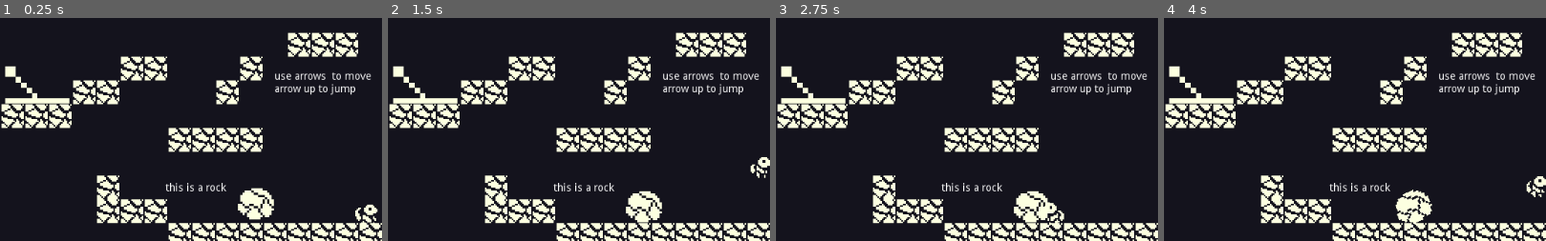
Above: before the commit, frames 1-4 (left to right).
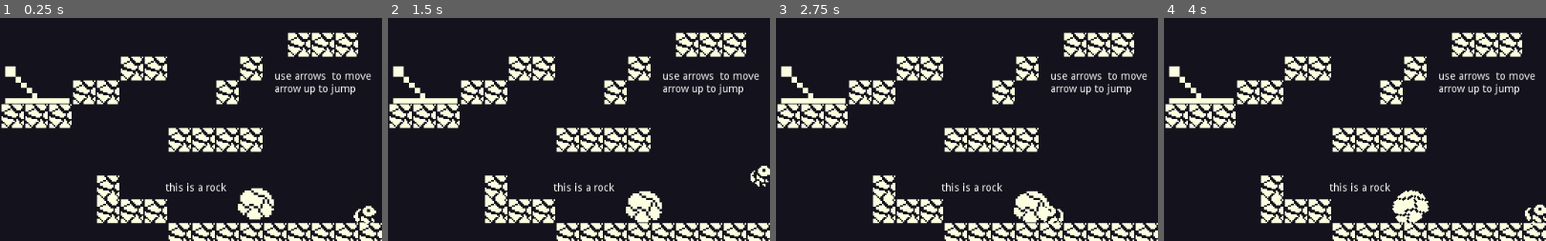
Above: after the commit, the same moments.

Repository: Madhavaprasath/Godot_wild_Jam
Game: Godot game, scene res://Levels/tutorial.tscn
The game is run twice, just before and just after one commit, with the same random seed, the same clock (stepped at 60 frames per second) and the same inputs. The project has no main scene, so this scene is started directly.
Inputs (mouse positions are % of the whole screen's width and height, from its top left):
- Up to frame 1 (0.25 s): no input
- Up to frame 2 (1.5 s): tap Enter at 0.5 s; move the mouse to (72, 45) at 0.52 s; hold A (a) 0.53-1.28 s; hold Right (ui_right) from 0.53 s (still down); click (72, 45) at 0.67 s; tap Up (ui_up) at 0.77, 1.07 s; tap Ctrl (cntrl) at 0.8, 1.35 s; move the mouse to (30, 55) at 1.27 s
- Up to frame 3 (2.75 s): tap Up (ui_up) at 1.52, 1.82 s; tap D (d) at 1.55 s; move the mouse to (60, 28) at 2.02 s; release Right (ui_right) at 2.03 s; hold Left (ui_left) from 2.03 s (still down); hold D (d) from 2.03 s (still down); tap E (e) at 2.3 s
- Up to frame 4 (4 s): move the mouse to (45, 70) at 2.77 s; release Left (ui_left) at 2.78 s; release D (d) at 2.78 s; hold Right (ui_right) from 2.78 s (still down); tap E (e) at 2.85 s; click (45, 70) at 2.92 s; tap Up (ui_up) at 3.02, 3.32, 3.77 s; tap S (s) at 3.05 s; move the mouse to (80, 65) at 3.52 s; hold S (s) from 3.53 s (still down); tap Space (space) at 3.8 s
The pictures show only the part of the screen within x 50-100%, y 50-100%; the shares and areas given below are measured in that part.

The runs differ from the first frame. In frame 1, 0.3% of the frame differs, in the area x 92-99%, y 83-94%; in frame 2, 0.4%; in frame 3, 0.4%; in frame 4, 1.2%, in the area x 59-100%, y 70-94%.
Error after the commit: Attempt to call function 'connect' in base 'null instance' on a null instance. (res://Script/TextureProgress.gd:8)

Commit message:
Add files via upload

Diff:
--- a/Script/Door test.gd
+++ b/Script/Door test.gd
@@ -5,11 +5,11 @@
 onready var frend=get_node("frend")
 onready var frend_door_area=get_node("Doors/Area2D")
 onready var petro_door_area=get_node("Doors/Area2D2")
-var a=0
+var a=1
 func _physics_process(delta):
-	if frend_door_area.overlaps_body(frend)&&petro_door_area.overlaps_body(petro)&&a==0:
-		a=1
+	if frend_door_area.overlaps_body(frend)&&petro_door_area.overlaps_body(petro)&&a==1:
 		print("levelup")
+		a=0
 		$Timer.start()
 
 
--- a/Script/Global.gd
+++ b/Script/Global.gd
@@ -3,7 +3,8 @@
 signal Lever_changed
 
 signal platform_lever_changed
-
+signal player_die
+signal frend_die
 func lever_changed():
 
 	emit_signal("Lever_changed")
@@ -11,3 +12,8 @@
 func platform_lever_changed():
 
 	emit_signal("platform_lever_changed")
+
+func petro_die():
+	emit_signal("player_die")
+func frend_die():
+	emit_signal("frend_die")
--- a/Script/Lever.gd
+++ b/Script/Lever.gd
@@ -8,40 +8,42 @@
 var alredy_pressed=1
 var alredy_pressed_frend=1
 var not_presed
+export(bool)var Invert_this
 func _ready():
 
 	pass
 func _physics_process(delta):
-	if $Area2D.overlaps_body(petro)&&Input.is_action_pressed("e"):
-		if state=="0"&&alredy_pressed==1:
-			alredy_pressed=3
-			yield(get_tree().create_timer(0.2),"timeout")
-			state="1"
-			$Sprite.flip_h=true
-			not_presed=true
-			alredy_pressed=2
-		elif state=="0"&&alredy_pressed==2:
-			alredy_pressed=3
-			yield(get_tree().create_timer(0.2),"timeout")
-			state="1"
-			$Sprite.flip_h=true
-			not_presed=false
-			alredy_pressed=2
-		elif state=="1"&&alredy_pressed==1:
-			alredy_pressed=3
-			yield(get_tree().create_timer(0.2),"timeout")
-			state="1"
-			$Sprite.flip_h=false
-			not_presed=false
-			alredy_pressed=2
-		elif state=="1"&&alredy_pressed==2:
-			alredy_pressed=3
-			yield(get_tree().create_timer(0.2),"timeout")
-			state="0"
-			$Sprite.flip_h=false
-			not_presed=false
-			alredy_pressed=1
-		Global.lever_changed()
+	if Invert_this==false:
+		if $Area2D.overlaps_body(petro)&&Input.is_action_pressed("e"):
+			if state=="0"&&alredy_pressed==1:
+				alredy_pressed=3
+				yield(get_tree().create_timer(0.2),"timeout")
+				state="1"
+				$Sprite.flip_h=true
+				not_presed=true
+				alredy_pressed=2
+			elif state=="0"&&alredy_pressed==2:
+				alredy_pressed=3
+				yield(get_tree().create_timer(0.2),"timeout")
+				state="1"
+				$Sprite.flip_h=true
+				not_presed=false
+				alredy_pressed=2
+			elif state=="1"&&alredy_pressed==1:
+				alredy_pressed=3
+				yield(get_tree().create_timer(0.2),"timeout")
+				state="0"
+				$Sprite.flip_h=false
+				not_presed=false
+				alredy_pressed=2
+			elif state=="1"&&alredy_pressed==2:
+				alredy_pressed=3
+				yield(get_tree().create_timer(0.2),"timeout")
+				state="0"
+				$Sprite.flip_h=false
+				not_presed=false
+				alredy_pressed=1
+			Global.lever_changed()
 
 	if $Area2D.overlaps_body(frend)&&Input.is_action_pressed("cntrl"):
 		if state=="0"&&alredy_pressed_frend==1:
@@ -61,7 +63,7 @@
 		elif state=="0"&&alredy_pressed_frend==2:
 			alredy_pressed_frend=3
 			yield(get_tree().create_timer(0.2),"timeout")
-			state="0"
+			state="1"
 			$Sprite.flip_h=true
 			not_presed=false
 			alredy_pressed_frend=1
@@ -73,3 +75,65 @@
 			not_presed=false
 			alredy_pressed_frend=1
 		Global.lever_changed()
+	if Invert_this==true:
+		if $Area2D.overlaps_body(petro)&&Input.is_action_pressed("e"):
+			if state=="0"&&alredy_pressed==1:
+				alredy_pressed=3
+				yield(get_tree().create_timer(0.2),"timeout")
+				state="1"
+				$Sprite.flip_h=not Invert_this
+				not_presed=true
+				alredy_pressed=2
+			elif state=="0"&&alredy_pressed==2:
+				alredy_pressed=3
+				yield(get_tree().create_timer(0.2),"timeout")
+				state="1"
+				$Sprite.flip_h=not Invert_this
+				not_presed=false
+				alredy_pressed=2
+			elif state=="1"&&alredy_pressed==1:
+				alredy_pressed=3
+				yield(get_tree().create_timer(0.2),"timeout")
+				state="0"
+				$Sprite.flip_h=Invert_this
+				not_presed=false
+				alredy_pressed=2
+			elif state=="1"&&alredy_pressed==2:
+				alredy_pressed=3
+				yield(get_tree().create_timer(0.2),"timeout")
+				state="0"
+				$Sprite.flip_h=Invert_this
+				not_presed=false
+				alredy_pressed=1
+			Global.lever_changed()
+
+	if $Area2D.overlaps_body(frend)&&Input.is_action_pressed("cntrl"):
+		if state=="0"&&alredy_pressed_frend==1:
+			alredy_pressed_frend=3
+			yield(get_tree().create_timer(0.2),"timeout")
+			state="1"
+			$Sprite.flip_h=not Invert_this
+			not_presed=true
+			alredy_pressed_frend=2
+		elif state=="1"&&alredy_pressed_frend==1:
+			alredy_pressed_frend=3
+			yield(get_tree().create_timer(0.2),"timeout")
+			state="0"
+			$Sprite.flip_h= Invert_this
+			not_presed=false
+			alredy_pressed_frend=2
+		elif state=="0"&&alredy_pressed_frend==2:
+			alredy_pressed_frend=3
+			yield(get_tree().create_timer(0.2),"timeout")
+			state="1"
+			$Sprite.flip_h=Invert_this
+			not_presed=false
+			alredy_pressed_frend=1
+		elif state=="1"&&alredy_pressed_frend==2:
+			alredy_pressed_frend=3
+			yield(get_tree().create_timer(0.2),"timeout")
+			state="0"
+			$Sprite.flip_h=Invert_this
+			not_presed=false
+			alredy_pressed_frend=1
+		Global.lever_changed()
--- a/Script/Mom.gd
+++ b/Script/Mom.gd
@@ -1,5 +1,6 @@
 extends KinematicBody2D
-onready var energy_bar=get_parent().get_node("CanvasLayer/TextureProgress")
+onready var energy_bar=get_node(energybar_path)
+export (NodePath) var energybar_path
 onready var animation_player=get_node("Dino/AnimationPlayer")
 var flying=false
 onready var raycasts=get_node("Raycasts")
@@ -18,8 +19,8 @@
 var flytime
 var full_add=false
 var interia=100
-
-
+var dead=false
+export (int)var fly_speed=10
 signal flytimeischanging
 signal flytimeadd
 signal improper_add
@@ -28,23 +29,26 @@
 
 func _ready():
 	energy_bar.connect("val_fin",self,"_on_TextureProgress_val_fin")
+	Global.connect("player_die",self,"die")
 func _physics_process(delta):
+
 	is_grounded=check_ground()
 	gets_input()
 	if flying==false:
 		velocity.y+=10
 		slide_count()
-		if velocity.y>0&&is_grounded==false:
-			animation_player.play("Land")
+	if velocity.y>0&&is_grounded==false:
+		animation_player.play("Land")
 
-		velocity=move_and_slide_with_snap(velocity,Vector2.DOWN*64,Vector2.UP,false,4,PI/4,false)
+	velocity=move_and_slide_with_snap(velocity,Vector2.DOWN*64,Vector2.UP,false,4,PI/4,false)
 	flying()
 	if flying==true:
 		flying_velocity=move_and_slide(flying_velocity,up,false,4,PI/4,false)
 		emit_signal("flytimeischanging")
 
 func die():
-	queue_free()
+	dead=true
+	$Dino/AnimationPlayer.stop()
 	print("ahh hurts")
 
 func gets_input():
@@ -69,7 +73,7 @@
 
 	if flying==true:
 		var move_direction=int(Input.is_action_pressed("d"))-int(Input.is_action_pressed("a"))
-		flying_velocity.x=move_direction*250
+		flying_velocity.x=move_direction*fly_speed
 		animation_player.play("Fly")
 		if Input.is_action_pressed("w"):
 			flying_velocity.y=MAXFLYINGSPEED
--- a/Script/Platform.gd
+++ b/Script/Platform.gd
@@ -4,8 +4,7 @@
 onready var tween=get_node("Tween")
 
 const IDLE_DURATION=1.0
-export (NodePath)var platformpar1
-onready var platformpar=get_node(platformpar1)
+
 
 export (bool) var iscontroledbylever=false
 export var speed=3.0
--- a/Script/TextureProgress.gd
+++ b/Script/TextureProgress.gd
@@ -1,7 +1,8 @@
 extends TextureProgress
 
 signal val_fin
-onready var Petro = get_parent().get_parent().get_node("Ptero")
+onready var Petro = get_node(petropath)
+export (NodePath) var petropath
 #siganling dino to stop if value is 0
 func _ready():
 	Petro.connect("flytimeadd",self,"_on_Mom_flytimeadd")
--- a/Script/frend.gd
+++ b/Script/frend.gd
@@ -3,58 +3,68 @@
 
 
 
-export(int)var speed=200
+export(int)var speed=250
 export(int)var max_speed=250
-export (int)var gravity=400
-export (int)var jump_speed=10
+export (int)var gravity=900
+export (int)var jump_speed=400
 export(int)var inertia=25
 export(int)var accerlation=10
-var velocity=Vector2.ZERO
+var velocity=Vector2()
 var is_grounded
 onready var body=get_node("frendBody")
 onready var animation_player=get_node("frendBody/AnimationPlayer")
-onready var raycasts=get_node("Raycast")
-
+var dead = false
+var snap = false
+var move_direction
 func _ready():
-	pass
-
-func move():
-	is_grounded=is_on_floor()
-
-	var move_direction=int(Input.is_action_pressed("ui_right"))-int(Input.is_action_pressed("ui_left"))
-	velocity.x+=accerlation
-	velocity.x=int(lerp(velocity.x,move_direction*speed,friction()))
-	if velocity.x==0&&is_on_floor()==true:
-		animation_player.play("Idle")
-	elif velocity.x!=0&&is_on_floor()==true:
-		animation_player.play("Run")
-	if move_direction!=0:
-		body.scale.x=move_direction
+	Global.connect("frend_die",self,"die")
 func _physics_process(delta):
-	move()
+	move_direction=int(Input.is_action_pressed("ui_right"))-int(Input.is_action_pressed("ui_left"))
+	velocity.x=lerp(velocity.x,move_direction*speed,friction())
 	slide_object()
-	velocity.y+= gravity*delta
-	velocity=move_and_slide(velocity,Vector2.UP,false,4,PI/4,false)
-	if Input.is_action_pressed("ui_up")&&is_grounded:
-		velocity.y=-225
 	if velocity.y>0:
 		animation_player.play("Fall")
-	if velocity.y<0:
+	if Input.is_action_pressed("ui_up") and snap:
+		velocity.y=-jump_speed
 		animation_player.play("Jump")
+		snap = false
+
+	velocity.y+=gravity*delta
+	var snap_vector = Vector2(0,32)if snap else Vector2()
+	velocity=move_and_slide_with_snap(velocity,snap_vector,Vector2.UP,false,4,PI/4,false)
+	if is_on_floor() and Input.is_action_just_released("ui_left")or Input.is_action_just_released("ui_right"):
+		velocity.y=0
+
+	var just_landed=is_on_floor() and not snap
+	if just_landed:
+		snap=true
+
 	for i in get_slide_count():
 		var collision=get_slide_collision(i)
 		if collision.collider.has_method("collide_with"):
 			collision.collider.collide_with(collision,self)
 
+	update_animation()
+
+func update_animation():
+	if move_direction!=0:
+		body.scale.x=move_direction
+	if abs(velocity.x)==0&&is_on_floor():
+		animation_player.play("Idle")
+	if velocity.x>0 ||velocity.x<-0:
+		animation_player.play("Run")
+	if velocity.y>0&&!is_on_floor():
+		animation_player.play("Fall")
+func die():
+	dead=true
+	animation_player.stop()
+	print("ouch")
 func slide_object():
 	for index in get_slide_count():
 		var collision=get_slide_collision(index)
 		if collision.collider.is_in_group("Ball"):
 			collision.collider.apply_central_impulse(-collision.normal*inertia)
+		if collision.collider.is_in_group("Crate"):
+			collision.collider.apply_central_impulse(-collision.normal*inertia*2.5)
 func friction():
 	return 1 if is_on_floor()==true else 0.5
-
-
-func die():
-	queue_free()
-	print("ouch")
